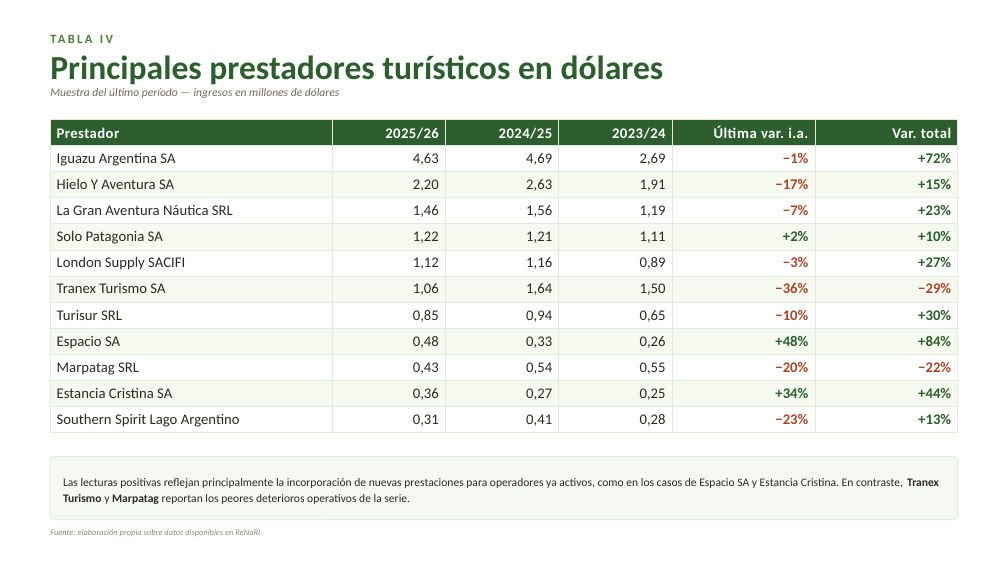
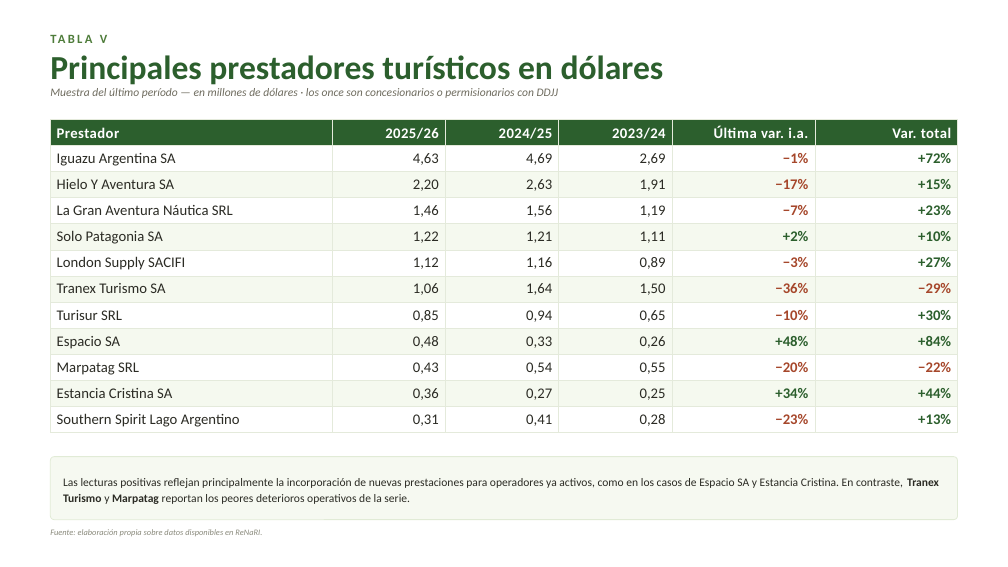
Before and after one commit to FFA-Argentina/ingresos-APN, a slide deck: slide 8 of Informe_Cobranzas_trienal_sep26.pptx (slide 7 before the commit). Drawn at 1008x567 pixels with LibreOffice and Linux fonts; fonts in the diff are those of the drawing. Boxes give left, top, right and bottom in pixels: in the first picture for what was removed or moved away, otherwise in the second. Text is boxed around its words. In the diff, an @@ line names an element or a change of style, - is before the commit and + after.

```diff
--- a/Informe_Cobranzas_trienal_sep26.pptx
+++ b/Informe_Cobranzas_trienal_sep26.pptx
@@ text at (x1=100, y1=35, x2=107, y2=43): text changed @@
-TABLA IV
+TABLA V
@@ text at (x1=50, y1=88, x2=558, y2=98): text changed @@
-Muestra del último período — ingresos en millones de dólares
+Muestra del último período — en millones de dólares · los once son concesionarios o permisionarios con DDJJ
```
Also in this commit, not shown: 7 other slides changed, 2 slides added, 4 other files.
